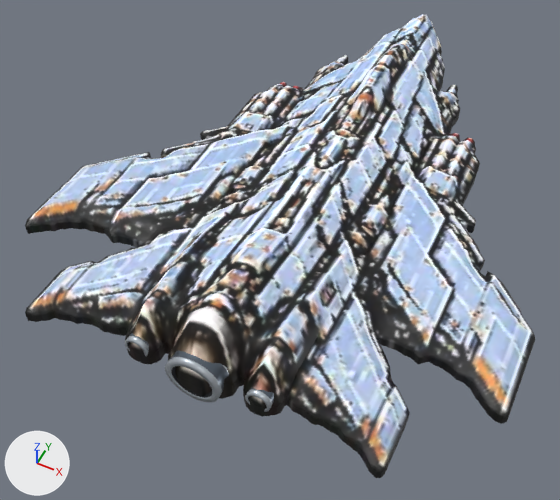
Before and after pictures for a commit that changed the Blender file art/3d/flight-hulls/mesiahWhite.blend.
Before and after are seen from a 50 mm lens placed at (96.0, -251.0, 245.0), pointed at (-7.0, -45.0, -12.0). The lights are fixed; the arrows at lower left show +X, +Y and +Z. The picture after the commit comes second.

Objects in the first picture: 'Canopy', 'Exhaust 2 • shroud and recessed bell', 'Hull', 'Port wing', 'Starboard wing' and 2 more.
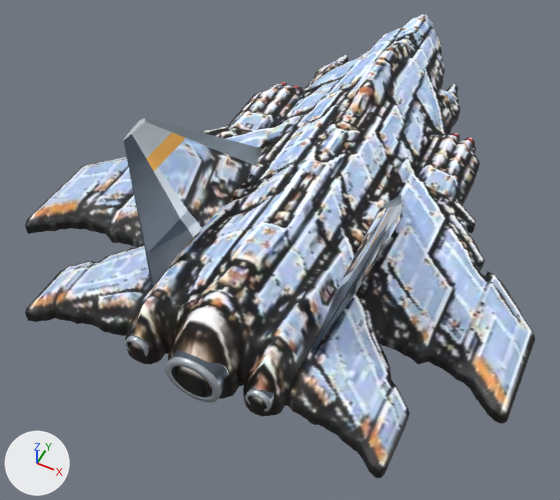
Where the change shows, as pixel boxes (x1, y1, x2, y2) in the pictures (560 x 500 px; the box of a moved part takes in the faces that stretch with it):
'Swept stabilizer', added: after (123, 118, 262, 287)
    faces in mat_original_flight_livery: (158, 138, 256, 227)
    faces in mat_tail___trailing_control_surface (dark blue #42505d): (123, 134, 193, 287)
    faces in mat_tail___enamel (light grey #cbd4db): (124, 118, 202, 238)
    faces in mat_tail___leading_edge (grey #a0adb6): (145, 118, 262, 166)
    faces in mat_tail___squadron_flash (orange #f1af42): (146, 133, 185, 171)
'Swept stabilizer.001', added: after (310, 195, 403, 353)
    faces in mat_tail___trailing_control_surface (dark blue #42505d): (310, 224, 392, 353)
    faces in mat_original_flight_livery: (342, 208, 403, 288)
    faces in mat_tail___enamel (light grey #cbd4db): (337, 204, 402, 300)
    faces in mat_tail___leading_edge (grey #a0adb6): (380, 195, 403, 215)
'Canopy', reshaped: before (353, 44, 412, 119); after (354, 41, 412, 112)
part 1 of me_hull, moved or reshaped: before (169, 38, 454, 331); after (170, 37, 454, 330)

What changed in the scene script:
```text
Change me_hull:
    remove me_hull.from_pydata(...)  # 3764 vertices, 3874 faces; spans x -33.0..33.0, y -130.0..131.0, z -11.0..27.0
    add me_hull.from_pydata(...)  # 3764 vertices, 3874 faces; spans x -33.0..33.0, y -130.0..131.0, z -21.0..28.0
    me_hull part 1: 2753 of 3764 vertices moved; they spanned x -33.0..33.0, y -114.0..96.0, z -11.0..27.0 and now span x -33.0..33.0, y -114.0..96.0, z -21.0..28.0; mean shift (0.0, 0.0, -2.0); largest move (0.0, -9.0, -11.0) -> (0.0, -9.0, -21.0)
Change me_canopy:
    remove me_canopy.from_pydata(...)  # 216 vertices, 214 faces; spans x -6.0..9.0, y 21.0..84.0, z -11.4..27.4
    add me_canopy.from_pydata(...)  # 216 vertices, 214 faces; spans x -6.0..9.0, y 21.0..84.0, z -21.2..30.1
    me_canopy part 2: 216 of 216 vertices moved; they spanned x -6.0..9.0, y 21.0..84.0, z -11.4..27.4 and now span x -6.0..9.0, y 21.0..84.0, z -21.2..30.1; mean shift (0.0, 0.0, -2.0)
Add ob_swept_stabilizer_001:
    ob_swept_stabilizer_001 = bpy.data.objects.new('Swept stabilizer.001', me_swept_stabilizer_001)  # 54 vertices, 47 faces; spans x 26.0..51.0, y -104.0..-2.0, z 2.0..64.0; in mat_tail___enamel (light grey #cbd4db), mat_tail___squadron_flash (orange #f1af42), mat_tail___trailing_control_surface (dark blue #42505d), mat_tail___leading_edge (grey #a0adb6)
    ob_swept_stabilizer_001.location = (0.0, 0.0, 0.0)
Add ob_swept_stabilizer:
    ob_swept_stabilizer = bpy.data.objects.new('Swept stabilizer', me_swept_stabilizer)  # 54 vertices, 47 faces; spans x -51.0..-26.0, y -104.0..-2.0, z 2.0..64.0; in mat_tail___enamel (light grey #cbd4db), mat_tail___squadron_flash (orange #f1af42), mat_tail___trailing_control_surface (dark blue #42505d), mat_tail___leading_edge (grey #a0adb6)
    ob_swept_stabilizer.location = (0.0, 0.0, 0.0)
```
